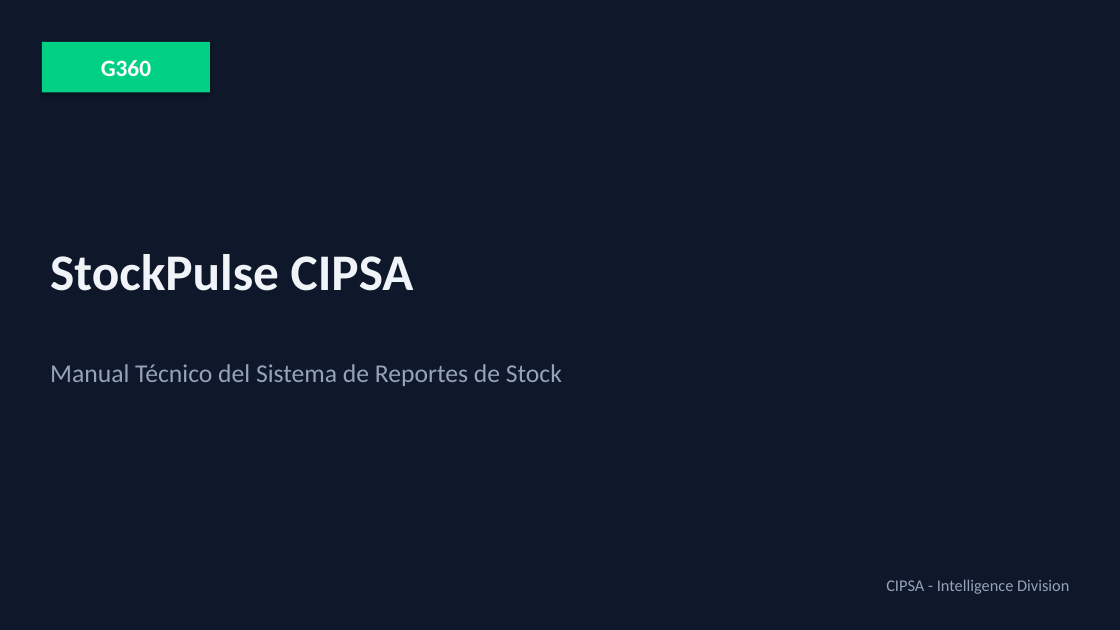
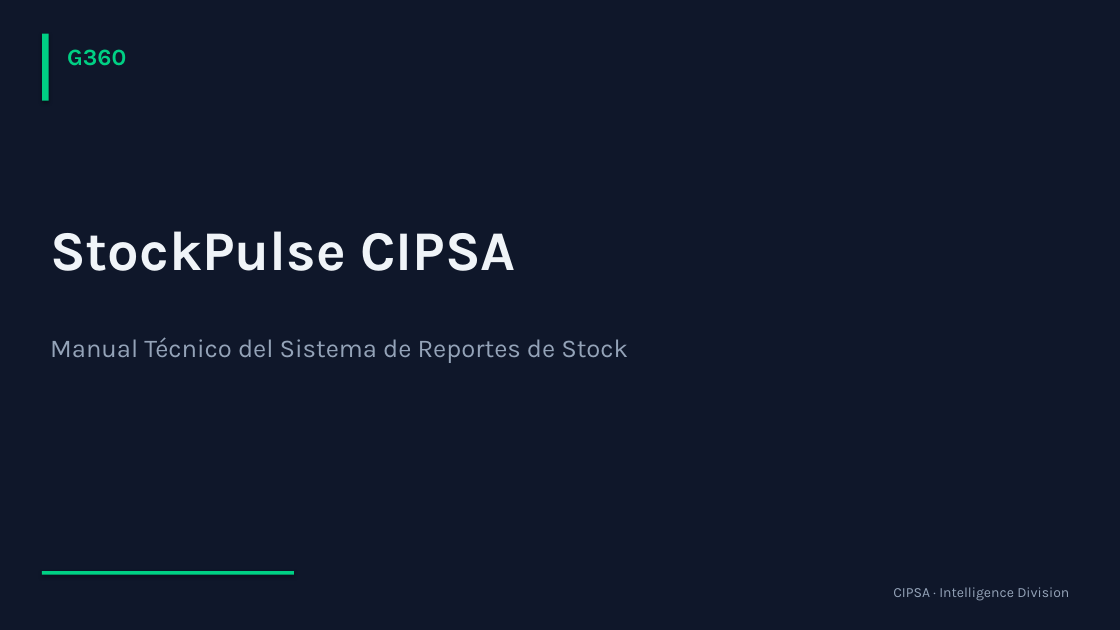
Before and after one commit to carloscus/g360-stock-reporter, a slide deck: slide 1 of StockPulse_Manual_Tecnico.pptx. Drawn at 1120x630 pixels with LibreOffice and Linux fonts; fonts in the diff are those of the drawing. Boxes give left, top, right and bottom in pixels: in the first picture for what was removed or moved away, otherwise in the second. Text is boxed around its words. In the diff, an @@ line names an element or a change of style, - is before the commit and + after.

Commit message:
docs: improved PPTX design with better typography and spacing

```diff
--- a/StockPulse_Manual_Tecnico.pptx
+++ b/StockPulse_Manual_Tecnico.pptx
@@ rectangle added at bbox=[42, 34, 49, 101], fill #00D084 @@
@@ text "G360": place and size @@
-text "G360" at bbox=[42, 42, 210, 92]
+text "G360" at bbox=[67, 49, 126, 66]
@@ text "G360" at bbox=[67, 49, 126, 66]: font Calibri to Karla, text colour #FFFFFF to #00D084; alignment centre to left; vertical alignment middle to top; fill #00D084 to none; shadow off @@
@@ text "StockPulse CIPSA": place and size @@
-text "StockPulse CIPSA" at bbox=[50, 254, 414, 291]
+text "StockPulse CIPSA" at bbox=[50, 231, 516, 271]
@@ text "StockPulse CIPSA" at bbox=[50, 231, 516, 271]: size 44 to 48 pt, font Calibri to Karla @@
@@ text "Manual Técnico del Sistema de ...": place and size @@
-text "Manual Técnico del Sistema de ..." at bbox=[50, 364, 562, 386]
+text "Manual Técnico del Sistema de ..." at bbox=[50, 337, 628, 363]
@@ text "Manual Técnico del Sistema de ..." at bbox=[50, 337, 628, 363]: font Calibri to Karla @@
@@ rectangle added at bbox=[42, 571, 294, 575], fill #00D084 @@
@@ text at bbox=[893, 587, 1069, 601]: text changed; size 14 to 12 pt; font Calibri to Karla @@
-CIPSA - Intelligence Division
+CIPSA · Intelligence Division
```
Also in this commit, not shown: 25 other slides changed, 1 other file.
